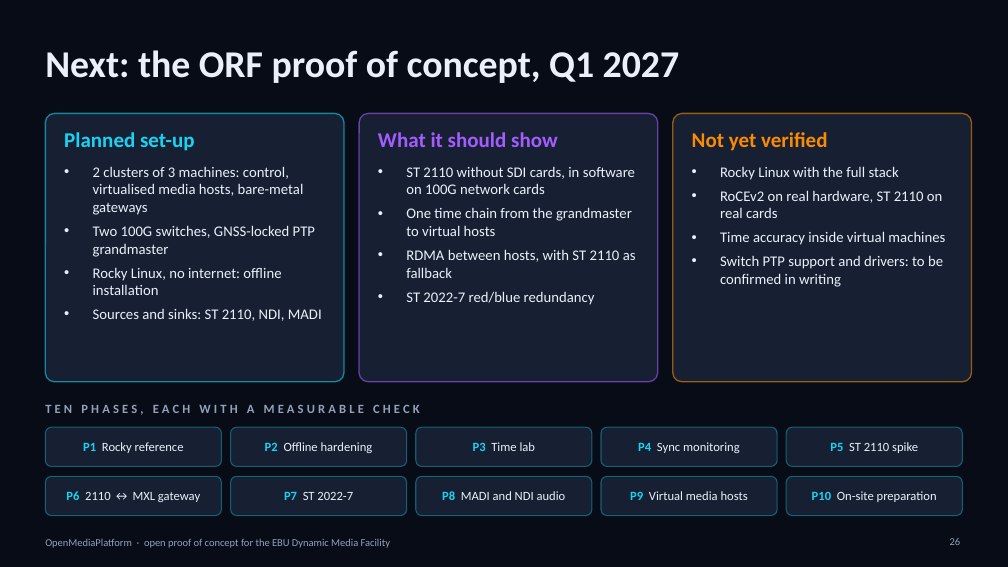
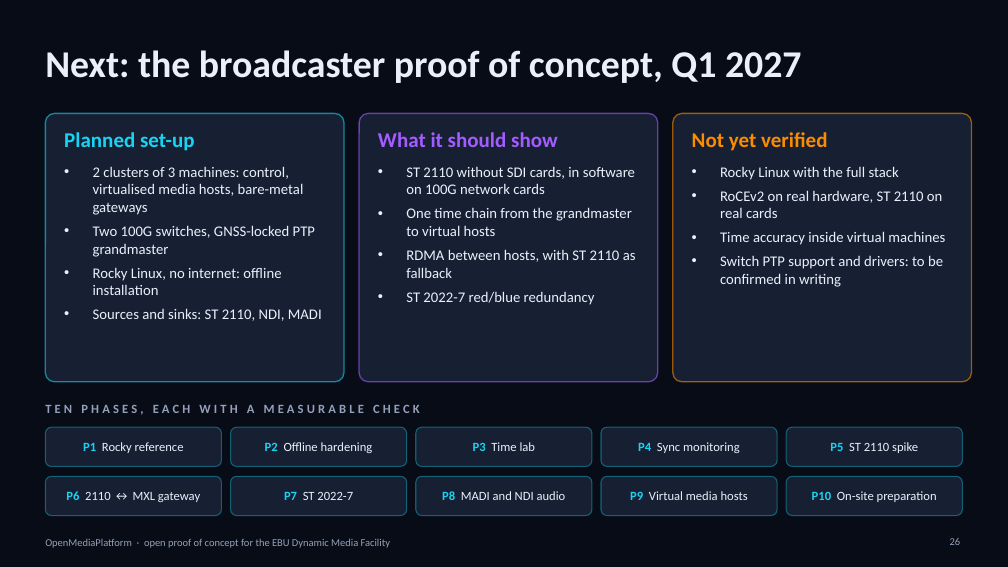
Before and after one commit to infantilo/open-media-platform, a slide deck: slide 26 of docs/ebu-diagrams/OMP-EBU-Presentation.pptx. Drawn at 1008x567 pixels with LibreOffice and Linux fonts; fonts in the diff are those of the drawing. Boxes give left, top, right and bottom in pixels: in the first picture for what was removed or moved away, otherwise in the second. Text is boxed around its words. In the diff, an @@ line names an element or a change of style, - is before the commit and + after.

```diff
--- a/docs/ebu-diagrams/OMP-EBU-Presentation.pptx
+++ b/docs/ebu-diagrams/OMP-EBU-Presentation.pptx
@@ title at [45, 50, 802, 83]: text changed @@
-Next: the ORF proof of concept, Q1 2027
+Next: the broadcaster proof of concept, Q1 2027
```
Also in this commit, not shown: 10 other files.
